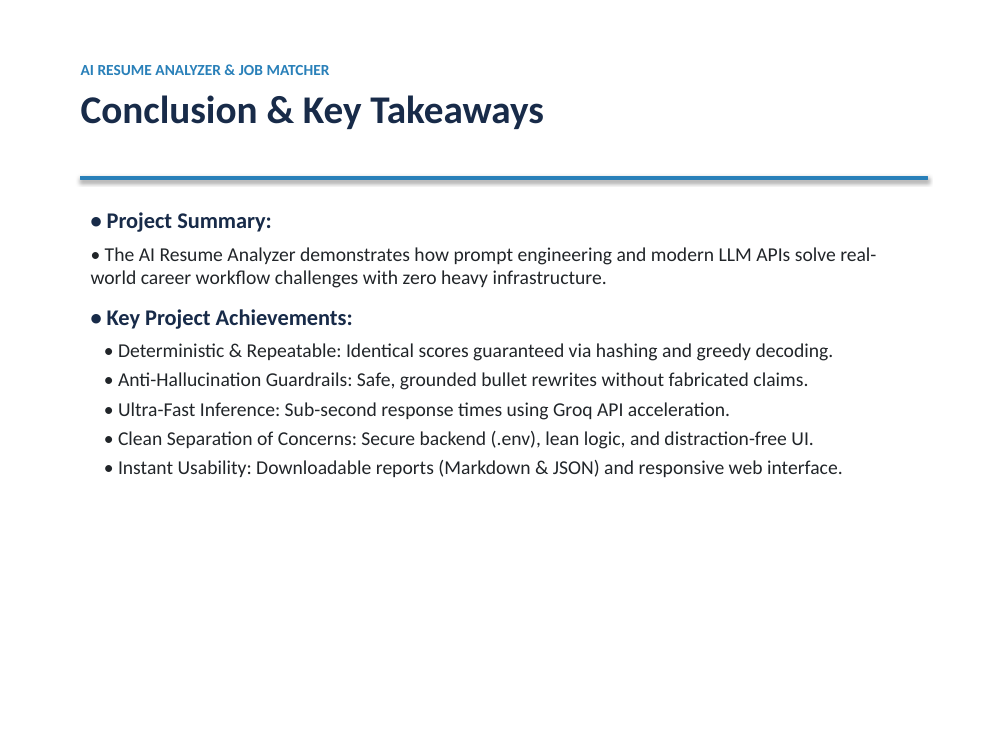
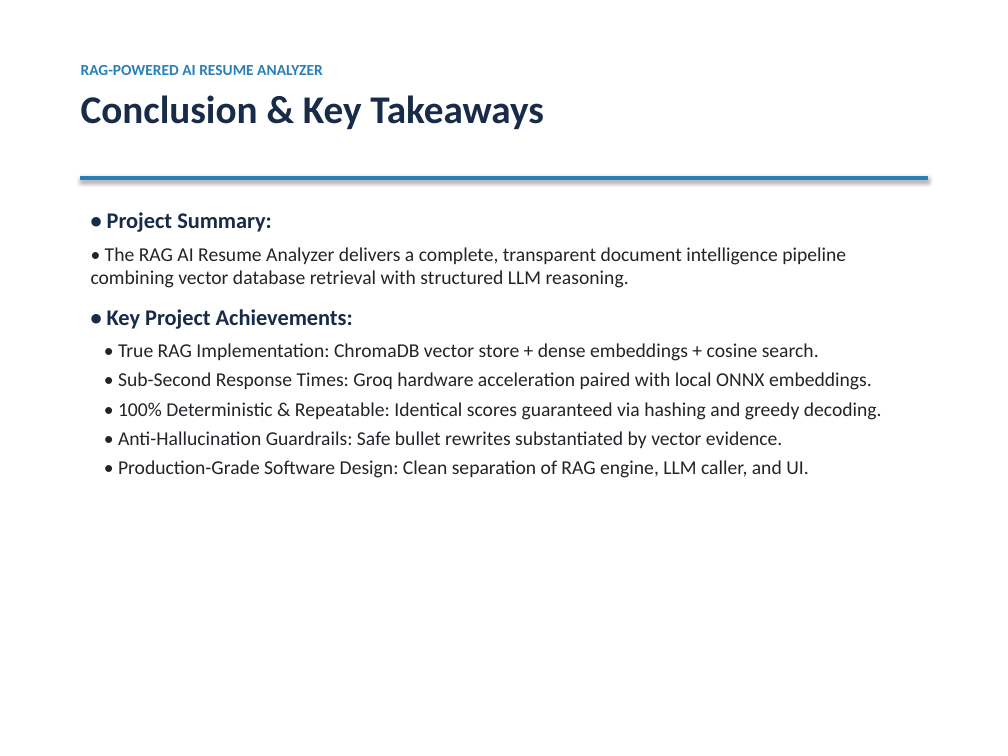
Before and after one commit to Roshan8555/AI-Resume-Analyzer-and-Job-Matcher, a slide deck: slide 10 of AI_Resume_Analyzer_Presentation.pptx. Drawn at 1008x756 pixels with LibreOffice and Linux fonts; fonts in the diff are those of the drawing. Boxes give left, top, right and bottom in pixels: in the first picture for what was removed or moved away, otherwise in the second. Text is boxed around its words. In the diff, an @@ line names an element or a change of style, - is before the commit and + after.

Commit message:
Convert project to full RAG architecture with ChromaDB vector store, dense embeddings, and semantic retrieval

```diff
--- a/AI_Resume_Analyzer_Presentation.pptx
+++ b/AI_Resume_Analyzer_Presentation.pptx
@@ text at <box>81,65,323,75</box>: text changed @@
-AI RESUME ANALYZER & JOB MATCHER
+RAG-POWERED AI RESUME ANALYZER
@@ text at <box>91,247,846,288</box>: text changed @@
-• The AI Resume Analyzer demonstrates how prompt engineering and modern LLM APIs solve real-world career workflow challenges with zero heavy infrastructure.
+• The RAG AI Resume Analyzer delivers a complete, transparent document intelligence pipeline combining vector database retrieval with structured LLM reasoning.
@@ text at <box>118,343,882,478</box>: text changed @@
-• Deterministic & Repeatable: Identical scores guaranteed via hashing and greedy decoding.
-• Anti-Hallucination Guardrails: Safe, grounded bullet rewrites without fabricated claims.
-• Ultra-Fast Inference: Sub-second response times using Groq API acceleration.
-• Clean Separation of Concerns: Secure backend (.env), lean logic, and distraction-free UI.
-• Instant Usability: Downloadable reports (Markdown & JSON) and responsive web interface.
+• True RAG Implementation: ChromaDB vector store + dense embeddings + cosine search.
+• Sub-Second Response Times: Groq hardware acceleration paired with local ONNX embeddings.
+• 100% Deterministic & Repeatable: Identical scores guaranteed via hashing and greedy decoding.
+• Anti-Hallucination Guardrails: Safe bullet rewrites substantiated by vector evidence.
+• Production-Grade Software Design: Clean separation of RAG engine, LLM caller, and UI.
```
Also in this commit, not shown: 7 other slides changed, 2 slides added, 2 slides removed, 10 other files.
